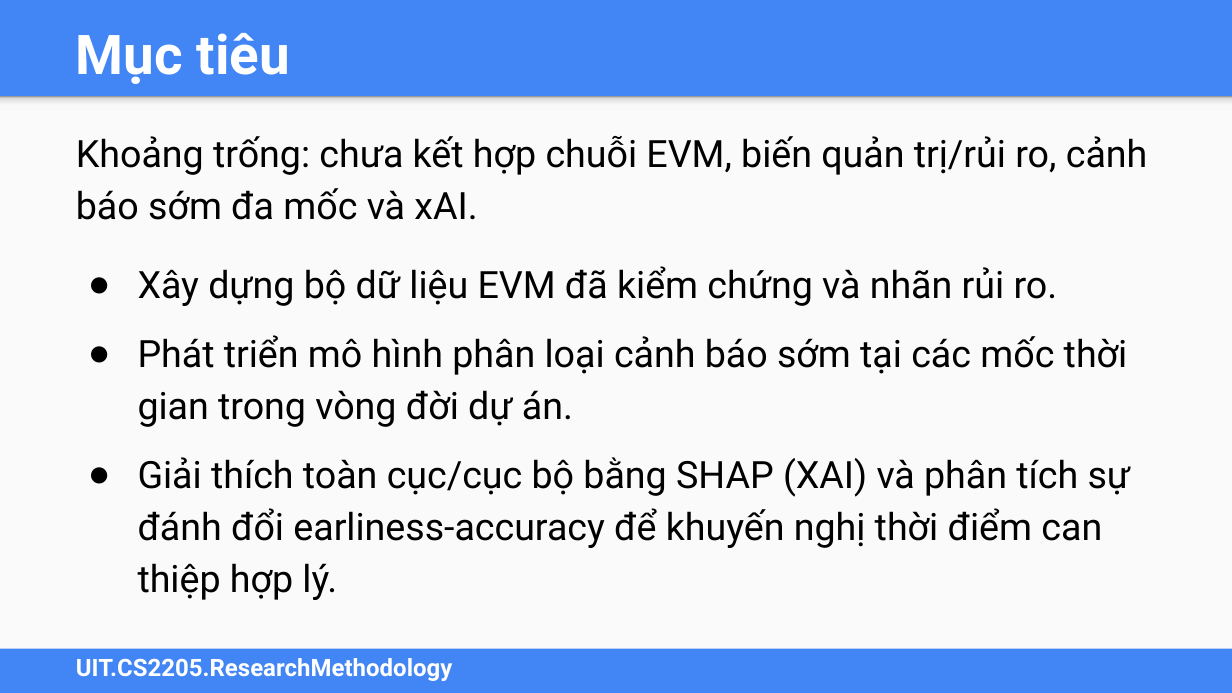
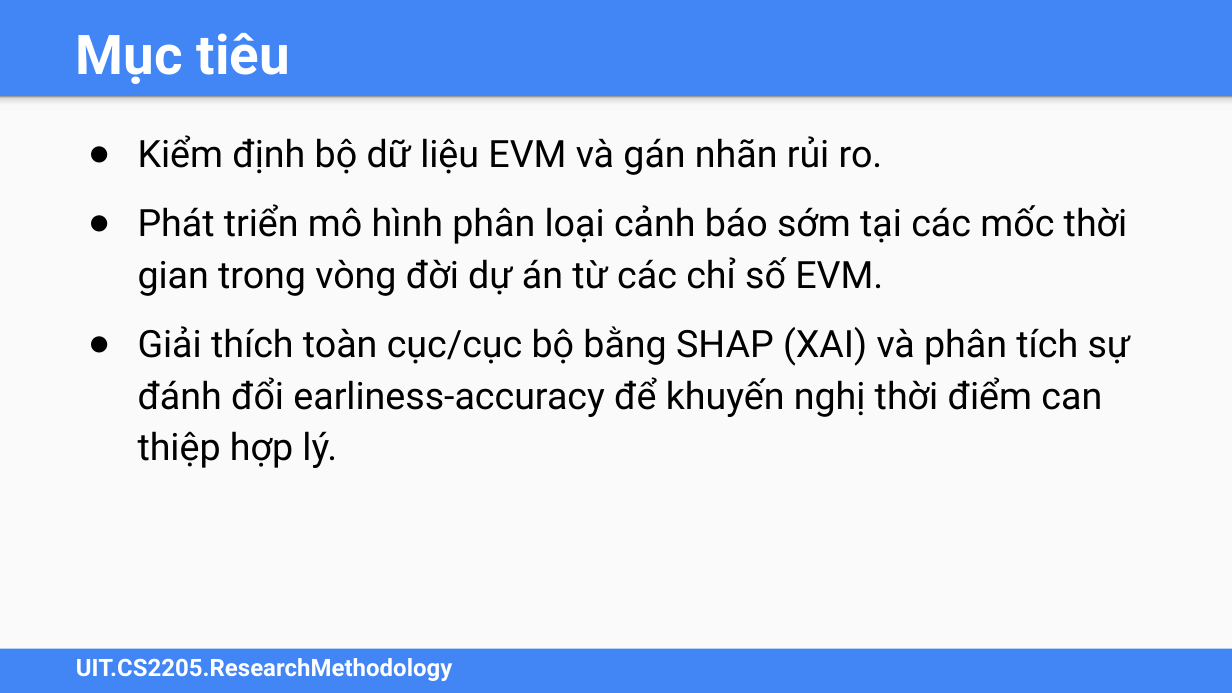
Before and after one commit to sang1833/CS2205.JAN2026, a slide deck: slide 5 of Sang Nguyễn Thanh - CS2205.JAN2026.DeCuong.FinalReport.Slide.pptx (slide 4 before the commit). Drawn at 1232x693 pixels with LibreOffice and Linux fonts; fonts in the diff are those of the drawing. Boxes give left, top, right and bottom in pixels: in the first picture for what was removed or moved away, otherwise in the second. Text is boxed around its words. In the diff, an @@ line names an element or a change of style, - is before the commit and + after.

```diff
--- a/Sang Nguyễn Thanh - CS2205.JAN2026.DeCuong.FinalReport.Slide.pptx
+++ b/Sang Nguyễn Thanh - CS2205.JAN2026.DeCuong.FinalReport.Slide.pptx
@@ text at bbox=[138, 135, 1128, 296]: text changed @@
-Khoảng trống: chưa kết hợp chuỗi EVM, biến quản trị/rủi ro, cảnh báo sớm đa mốc và xAI.
-● Xây dựng bộ dữ liệu EVM đã kiểm chứng và nhãn rủi ro.
-● Phát triển mô hình phân loại cảnh báo sớm tại các mốc thời gian trong vòng đời dự án.
+● Kiểm định bộ dữ liệu EVM và gán nhãn rủi ro.
+● Phát triển mô hình phân loại cảnh báo sớm tại các mốc thời gian trong vòng đời dự án từ các chỉ số EVM.
```
Also in this commit, not shown: 3 other slides changed, 3 slides added, 1 slide removed, 3 other files.
